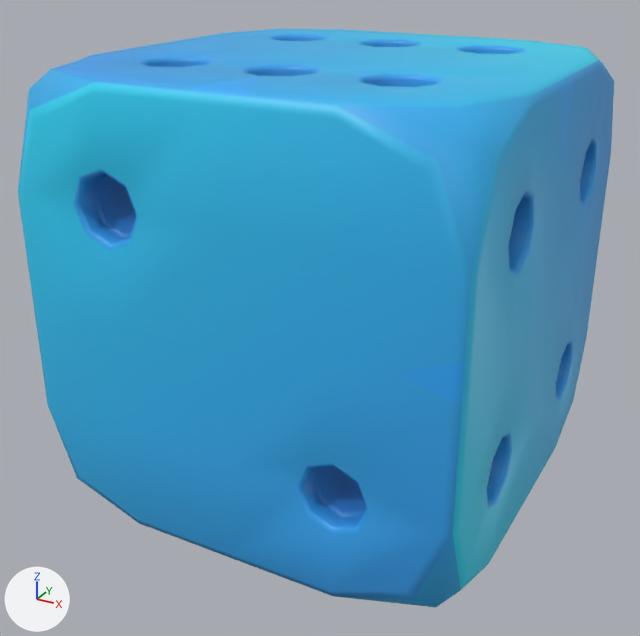
Two versions of the Blender file assets/source files/D6 dice.blend, one commit apart.
The view is the same before and after, from a 50 mm lens placed at (1.83, -3.51, 1.5), pointed at (-0.04, -0.12, -0.2). Arrows for +X, +Y and +Z are at lower left; the lights stay in place.
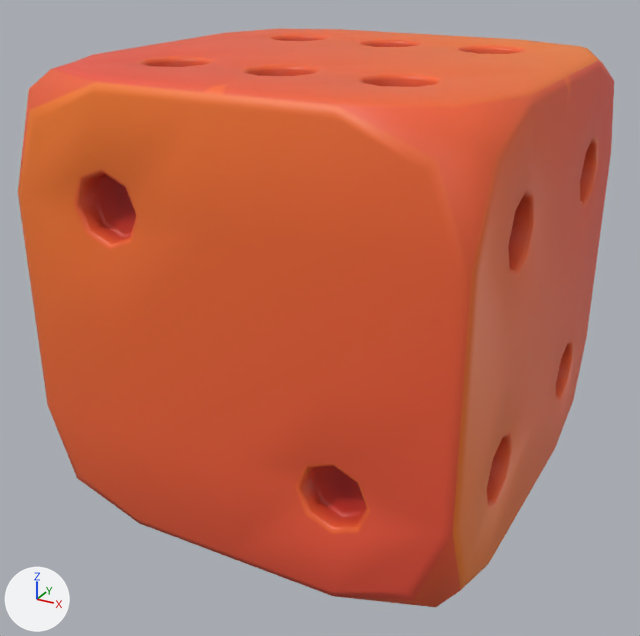
Commit message: added red dice

Edits to the bpy script that builds the scene:
```text
Add img_reddiceuv_png:
    img_reddiceuv_png = load_image('reddiceUV.png', '../reddiceUV.png', 256, 256, 'sRGB')
Add mat_d6red:
    mat_d6red = principled_material('D6red')
    mat_d6red.texture = img_reddiceuv_png
Change me_cube:
    where me_cube.from_pydata(...)  # 1226 vertices, 1140 faces; spans x -1.0..1.0, y -1.0..1.0, z -1.0..1.0
    remove me_cube.materials.append(mat_d6blue)  # picture img_bluediceuv_png_001
    add me_cube.materials.append(mat_d6red)  # picture img_reddiceuv_png
```

Where the change shows, as pixel boxes [x1, y1, x2, y2] in the pictures (640 x 636 px):
'Cube', recoloured (blue to orange): [18, 29, 614, 607] in both
